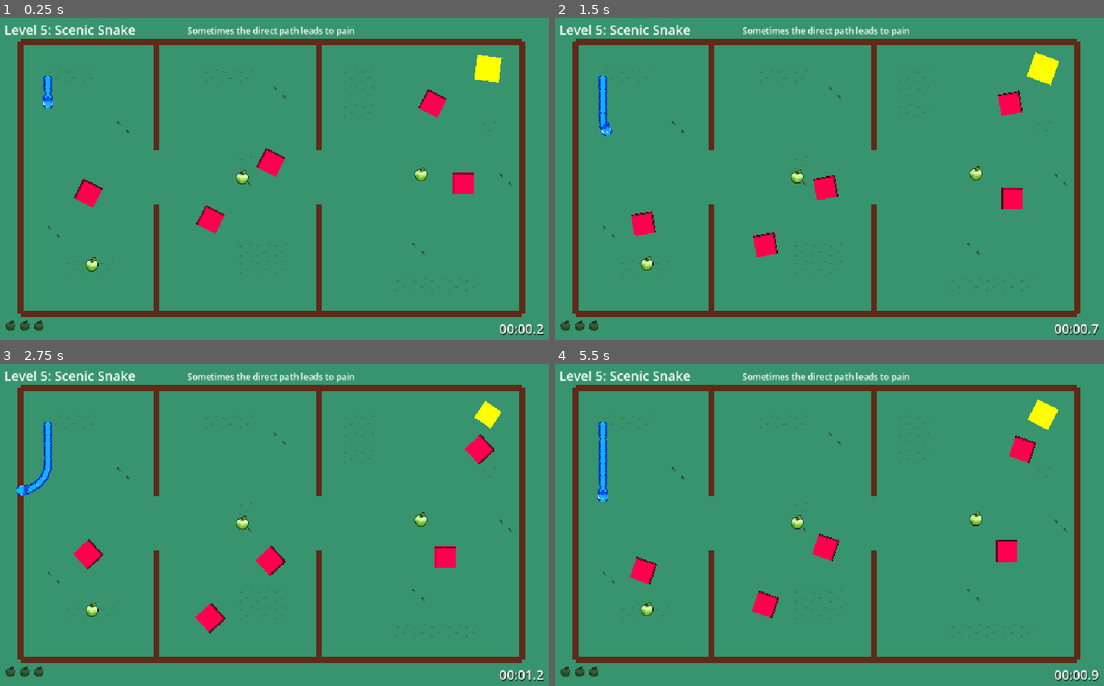
Above: before the commit, frames 1-4 (two rows, left to right).
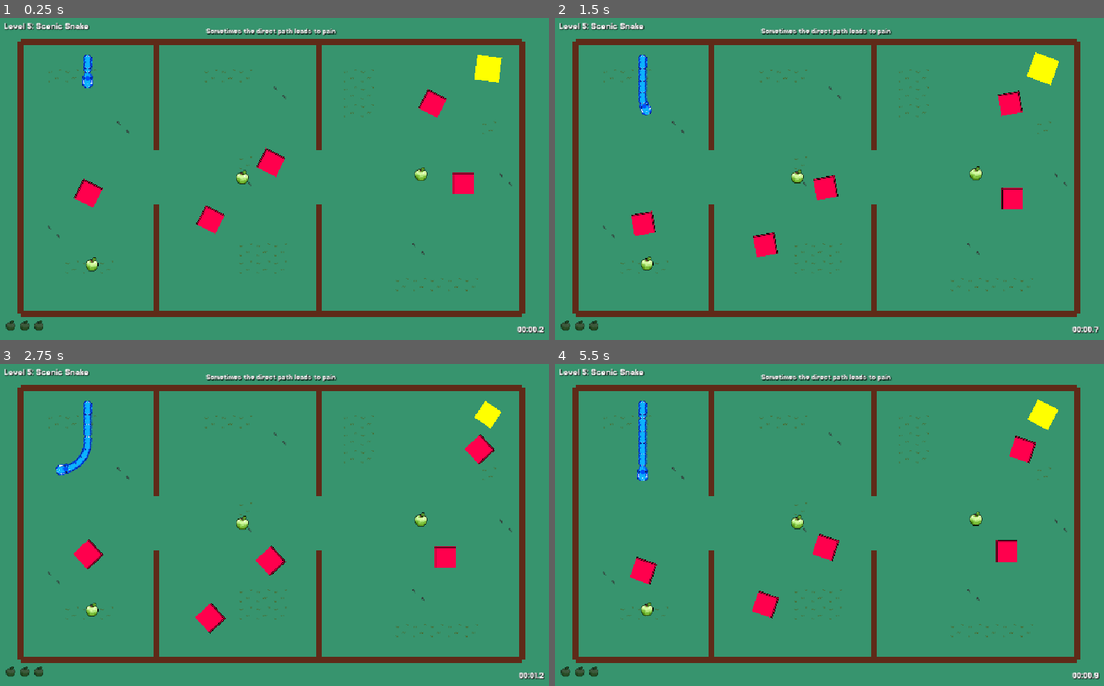
Above: after the commit, the same moments.

Repository: josephhagancreative/rotasnake
Game: Godot game, scene res://levels/Level5.tscn
The game is run twice, just before and just after one commit, with the same random seed, the same clock (stepped at 60 frames per second) and the same inputs. This scene is started directly instead of the project's main scene.
Inputs:
- Up to frame 1 (0.25 s): no input
- Up to frame 2 (1.5 s): tap Enter (ui_accept) at 0.5, 0.77 s; hold Right (ui_right) 0.53-1.28 s; hold Left (ui_left) from 1.28 s (still down)
- Up to frame 3 (2.75 s): tap Enter (ui_accept) at 1.52 s; release Left (ui_left) at 2.03 s; hold Right (ui_right) from 2.03 s (still down)
- Up to frame 4 (5.5 s): release Right (ui_right) at 2.78 s; hold Up (ui_up) 2.78-3.53 s; tap Enter (ui_accept) at 3.02, 3.77, 4.52 s; hold Left (ui_left) from 3.53 s (still down)

The runs differ from the first frame. In frame 1, 1.6% of the frame differs, in the area x 0-100%, y 1-99%; in frame 2, 1.9%; in frame 3, 2.1%; in frame 4, 2.0%.

Commit message:
update game complete UI

Diff:
--- a/BaseLevel.gd
+++ b/BaseLevel.gd
@@ -1,5 +1,7 @@
 extends Node2D
 class_name BaseLevel
+
+var jersey_font = preload("res://assets/fonts/Jersey15-Regular.ttf")
 
 @export var snake_start_position = Vector2(150, 300)
 @export var level_name = "Level"
@@ -24,6 +26,9 @@
 	# Set level name and hint
 	level_label.text = level_name
 	hint_label.text = level_hint
+
+	# Apply Jersey font and drop shadows to UI labels
+	apply_font_and_shadows()
 
 	# Setup editor-placed elements
 	setup_editor_elements()
@@ -66,6 +71,20 @@
 	add_child(snake_instance)
 	snake_instance.died.connect(_on_snake_died)
 
+func apply_font_and_shadows():
+	# Apply Jersey font and drop shadows to level and hint labels
+	if level_label:
+		level_label.add_theme_font_override("font", jersey_font)
+		level_label.add_theme_color_override("font_shadow_color", Color.BLACK)
+		level_label.add_theme_constant_override("shadow_offset_x", 1)
+		level_label.add_theme_constant_override("shadow_offset_y", 1)
+
+	if hint_label:
+		hint_label.add_theme_font_override("font", jersey_font)
+		hint_label.add_theme_color_override("font_shadow_color", Color.BLACK)
+		hint_label.add_theme_constant_override("shadow_offset_x", 1)
+		hint_label.add_theme_constant_override("shadow_offset_y", 1)
+
 func setup_editor_elements():
 	# This function automatically handles any MovingObstaclePlacement nodes
 	# and other editor-placed elements that need runtime processing
@@ -107,8 +126,14 @@
 	stop_level_timer()
 
 	# Show death message with enhanced styling
-	hint_label.text = "💀 YOU DIED! 💀\nPress SPACE to restart"
+	hint_label.text = "YOU DIED!\nPress SPACE to restart"
 	hint_label.modulate = Color(1, 0.3, 0.3, 1.0)  # Red color for death
+
+	# Ensure font and shadows are applied to death message
+	hint_label.add_theme_font_override("font", jersey_font)
+	hint_label.add_theme_color_override("font_shadow_color", Color.BLACK)
+	hint_label.add_theme_constant_override("shadow_offset_x", 1)
+	hint_label.add_theme_constant_override("shadow_offset_y", 1)
 
 	# Clean up any existing tween
 	if death_tween:
--- a/BaseLevel.tscn
+++ b/BaseLevel.tscn
@@ -7,9 +7,14 @@
 [ext_resource type="PackedScene" uid="uid://bx2k5g5g6uh8e" path="res://TimerUI.tscn" id="5_timerui"]
 [ext_resource type="PackedScene" uid="uid://cnj6i4gh8bj4k" path="res://LevelCompleteScreen.tscn" id="6_levelcompletescreen"]
 [ext_resource type="PackedScene" uid="uid://bqd8w6n5j4k3h" path="res://GameCompleteScreen.tscn" id="7_gamecompletescreen"]
+[ext_resource type="FontFile" uid="uid://dablhvfs76yft" path="res://assets/fonts/Jersey15-Regular.ttf" id="8_jersey_font"]
 
 [sub_resource type="LabelSettings" id="LabelSettings_1"]
-font_size = 24
+font = ExtResource("8_jersey_font")
+font_size = 20
+font_color = Color(1, 1, 1, 1)
+shadow_color = Color(0, 0, 0, 1)
+shadow_offset = Vector2(1, 1)
 
 [node name="BaseLevel" type="Node2D"]
 script = ExtResource("1")
--- a/GameCompleteScreen.gd
+++ b/GameCompleteScreen.gd
@@ -1,5 +1,7 @@
 class_name GameCompleteScreen
 extends Control
+
+var jersey_font = preload("res://assets/fonts/Jersey15-Regular.ttf")
 
 @onready var background: ColorRect
 @onready var title_label: Label
@@ -23,12 +25,13 @@
 
 	# Create title label
 	title_label = Label.new()
-	title_label.text = "🎉 CONGRATULATIONS! 🎉\nGAME COMPLETE!"
-	title_label.add_theme_font_size_override("font_size", 42)
+	title_label.text = "CONGRATULATIONS!\nGAME COMPLETE!"
+	title_label.add_theme_font_override("font", jersey_font)
+	title_label.add_theme_font_size_override("font_size", 32)
 	title_label.add_theme_color_override("font_color", Color(1, 1, 0, 1))  # Gold
 	title_label.add_theme_color_override("font_shadow_color", Color.BLACK)
-	title_label.add_theme_constant_override("shadow_offset_x", 2)
-	title_label.add_theme_constant_override("shadow_offset_y", 2)
+	title_label.add_theme_constant_override("shadow_offset_x", 1)
+	title_label.add_theme_constant_override("shadow_offset_y", 1)
 	title_label.horizontal_alignment = HORIZONTAL_ALIGNMENT_CENTER
 	title_label.vertical_alignment = VERTICAL_ALIGNMENT_CENTER
 	title_label.anchor_left = 0.5
@@ -44,7 +47,8 @@
 	# Create total time label
 	total_time_label = Label.new()
 	total_time_label.text = "Total Time: 00:00.0"
-	total_time_label.add_theme_font_size_override("font_size", 28)
+	total_time_label.add_theme_font_override("font", jersey_font)
+	total_time_label.add_theme_font_size_override("font_size", 20)
 	total_time_label.add_theme_color_override("font_color", Color(0, 1, 1, 1))  # Cyan
 	total_time_label.add_theme_color_override("font_shadow_color", Color.BLACK)
 	total_time_label.add_theme_constant_override("shadow_offset_x", 1)
@@ -64,7 +68,8 @@
 	# Create total collectibles label
 	total_collectibles_label = Label.new()
 	total_collectibles_label.text = "Total Collectibles: 0/21"
-	total_collectibles_label.add_theme_font_size_override("font_size", 28)
+	total_collectibles_label.add_theme_font_override("font", jersey_font)
+	total_collectibles_label.add_theme_font_size_override("font_size", 20)
 	total_collectibles_label.add_theme_color_override("font_color", Color(1.0, 0.8, 0.0, 1.0))  # Golden yellow
 	total_collectibles_label.add_theme_color_override("font_shadow_color", Color.BLACK)
 	total_collectibles_label.add_theme_constant_override("shadow_offset_x", 1)
@@ -102,7 +107,8 @@
 	# Create continue instruction
 	continue_label = Label.new()
 	continue_label.text = "Press SPACE to return to main menu"
-	continue_label.add_theme_font_size_override("font_size", 24)
+	continue_label.add_theme_font_override("font", jersey_font)
+	continue_label.add_theme_font_size_override("font_size", 18)
 	continue_label.add_theme_color_override("font_color", Color.WHITE)
 	continue_label.add_theme_color_override("font_shadow_color", Color.BLACK)
 	continue_label.add_theme_constant_override("shadow_offset_x", 1)
@@ -138,25 +144,37 @@
 		# Level number
 		var level_label = Label.new()
 		level_label.text = "Level %d:" % level_data["level"]
-		level_label.add_theme_font_size_override("font_size", 20)
+		level_label.add_theme_font_override("font", jersey_font)
+		level_label.add_theme_font_size_override("font_size", 16)
 		level_label.add_theme_color_override("font_color", Color.WHITE)
-		level_label.custom_minimum_size.x = 80
+		level_label.add_theme_color_override("font_shadow_color", Color.BLACK)
+		level_label.add_theme_constant_override("shadow_offset_x", 1)
+		level_label.add_theme_constant_override("shadow_offset_y", 1)
+		level_label.custom_minimum_size.x = 70
 		level_container.add_child(level_label)
 
 		# Level time
 		var time_label = Label.new()
 		time_label.text = format_time(level_data["time"])
-		time_label.add_theme_font_size_override("font_size", 20)
+		time_label.add_theme_font_override("font", jersey_font)
+		time_label.add_theme_font_size_override("font_size", 16)
 		time_label.add_theme_color_override("font_color", Color(0, 1, 1, 1))  # Cyan
-		time_label.custom_minimum_size.x = 100
+		time_label.add_theme_color_override("font_shadow_color", Color.BLACK)
+		time_label.add_theme_constant_override("shadow_offset_x", 1)
+		time_label.add_theme_constant_override("shadow_offset_y", 1)
+		time_label.custom_minimum_size.x = 90
 		level_container.add_child(time_label)
 
 		# Level collectibles
 		var collectibles_label = Label.new()
 		collectibles_label.text = "%d/3 collectibles" % level_data["collectibles"]
-		collectibles_label.add_theme_font_size_override("font_size", 20)
+		collectibles_label.add_theme_font_override("font", jersey_font)
+		collectibles_label.add_theme_font_size_override("font_size", 16)
 		collectibles_label.add_theme_color_override("font_color", Color(1.0, 0.8, 0.0, 1.0))  # Golden
-		collectibles_label.custom_minimum_size.x = 140
+		collectibles_label.add_theme_color_override("font_shadow_color", Color.BLACK)
+		collectibles_label.add_theme_constant_override("shadow_offset_x", 1)
+		collectibles_label.add_theme_constant_override("shadow_offset_y", 1)
+		collectibles_label.custom_minimum_size.x = 120
 		level_container.add_child(collectibles_label)
 
 		level_stats_container.add_child(level_container)
--- /dev/null
+++ b/GameTheme.tres
@@ -0,0 +1,18 @@
+[gd_resource type="Theme" load_steps=3 format=3 uid="uid://cj8w5n2m7k4p1"]
+
+[ext_resource type="FontFile" uid="uid://dablhvfs76yft" path="res://assets/fonts/Jersey15-Regular.ttf" id="1_jersey_font"]
+
+[sub_resource type="LabelSettings" id="LabelSettings_1"]
+font = ExtResource("1_jersey_font")
+font_size = 16
+font_color = Color(1, 1, 1, 1)
+shadow_color = Color(0, 0, 0, 1)
+shadow_offset = Vector2(1, 1)
+
+[resource]
+Label/font_sizes/font_size = 16
+Label/fonts/font = ExtResource("1_jersey_font")
+Label/colors/font_color = Color(1, 1, 1, 1)
+Label/colors/font_shadow_color = Color(0, 0, 0, 1)
+Label/constants/shadow_offset_x = 1
+Label/constants/shadow_offset_y = 1
--- a/LevelCompleteScreen.gd
+++ b/LevelCompleteScreen.gd
@@ -1,5 +1,7 @@
 class_name LevelCompleteScreen
 extends Control
+
+var jersey_font = preload("res://assets/fonts/Jersey15-Regular.ttf")
 
 @onready var background: ColorRect
 @onready var completion_label: Label
@@ -23,11 +25,12 @@
 	# Create completion label
 	completion_label = Label.new()
 	completion_label.text = "LEVEL COMPLETE!"
-	completion_label.add_theme_font_size_override("font_size", 48)
+	completion_label.add_theme_font_override("font", jersey_font)
+	completion_label.add_theme_font_size_override("font_size", 36)
 	completion_label.add_theme_color_override("font_color", Color(0, 1, 0, 1))
 	completion_label.add_theme_color_override("font_shadow_color", Color.BLACK)
-	completion_label.add_theme_constant_override("shadow_offset_x", 2)
-	completion_label.add_theme_constant_override("shadow_offset_y", 2)
+	completion_label.add_theme_constant_override("shadow_offset_x", 1)
+	completion_label.add_theme_constant_override("shadow_offset_y", 1)
 	completion_label.horizontal_alignment = HORIZONTAL_ALIGNMENT_CENTER
 	completion_label.vertical_alignment = VERTICAL_ALIGNMENT_CENTER
 	completion_label.anchor_left = 0.5
@@ -43,7 +46,8 @@
 	# Create time label
 	time_label = Label.new()
 	time_label.text = "Time: 00:00.0"
-	time_label.add_theme_font_size_override("font_size", 32)
+	time_label.add_theme_font_override("font", jersey_font)
+	time_label.add_theme_font_size_override("font_size", 24)
 	time_label.add_theme_color_override("font_color", Color.YELLOW)
 	time_label.add_theme_color_override("font_shadow_color", Color.BLACK)
 	time_label.add_theme_constant_override("shadow_offset_x", 1)
@@ -63,7 +67,8 @@
 	# Create collectibles label
 	collectibles_label = Label.new()
 	collectibles_label.text = "Collectibles: 0/3"
-	collectibles_label.add_theme_font_size_override("font_size", 32)
+	collectibles_label.add_theme_font_override("font", jersey_font)
+	collectibles_label.add_theme_font_size_override("font_size", 24)
 	collectibles_label.add_theme_color_override("font_color", Color(1.0, 0.8, 0.0, 1.0))  # Golden yellow
 	collectibles_label.add_theme_color_override("font_shadow_color", Color.BLACK)
 	collectibles_label.add_theme_constant_override("shadow_offset_x", 1)
@@ -83,7 +88,8 @@
 	# Create continue instruction
 	continue_label = Label.new()
 	continue_label.text = "Press SPACE to continue"
-	continue_label.add_theme_font_size_override("font_size", 24)
+	continue_label.add_theme_font_override("font", jersey_font)
+	continue_label.add_theme_font_size_override("font_size", 20)
 	continue_label.add_theme_color_override("font_color", Color.WHITE)
 	continue_label.add_theme_color_override("font_shadow_color", Color.BLACK)
 	continue_label.add_theme_constant_override("shadow_offset_x", 1)
--- a/TimerUI.gd
+++ b/TimerUI.gd
@@ -1,5 +1,7 @@
 class_name TimerUI
 extends Control
+
+var jersey_font = preload("res://assets/fonts/Jersey15-Regular.ttf")
 
 @onready var timer_label: Label
 
@@ -10,7 +12,8 @@
 	# Create the timer label
 	timer_label = Label.new()
 	timer_label.text = "00:00.0"
-	timer_label.add_theme_font_size_override("font_size", 24)
+	timer_label.add_theme_font_override("font", jersey_font)
+	timer_label.add_theme_font_size_override("font_size", 20)
 	timer_label.add_theme_color_override("font_color", Color.WHITE)
 	timer_label.add_theme_color_override("font_shadow_color", Color.BLACK)
 	timer_label.add_theme_constant_override("shadow_offset_x", 1)
--- a/levels/Level5.tscn
+++ b/levels/Level5.tscn
@@ -20,7 +20,7 @@
 position = Vector2(911, 99)
 
 [node name="SnakeStartPoint" parent="." index="4" instance=ExtResource("3_snakestartpoint")]
-position = Vector2(100, 125)
+position = Vector2(173, 87)
 rotation = 1.5708
 
 [node name="WallTop" parent="." index="5" instance=ExtResource("4_levelwall")]
@@ -102,3 +102,18 @@
 
 [node name="Collectible3" parent="." index="20" instance=ExtResource("6_collectible")]
 position = Vector2(459, 300)
+
+[node name="TimerUI" parent="UILayer" index="3"]
+grow_horizontal = 2
+grow_vertical = 2
+metadata/_edit_lock_ = true
+
+[node name="LevelCompleteScreen" parent="UILayer" index="4"]
+grow_horizontal = 2
+grow_vertical = 2
+metadata/_edit_lock_ = true
+
+[node name="GameCompleteScreen" parent="UILayer" index="5"]
+grow_horizontal = 2
+grow_vertical = 2
+metadata/_edit_lock_ = true
